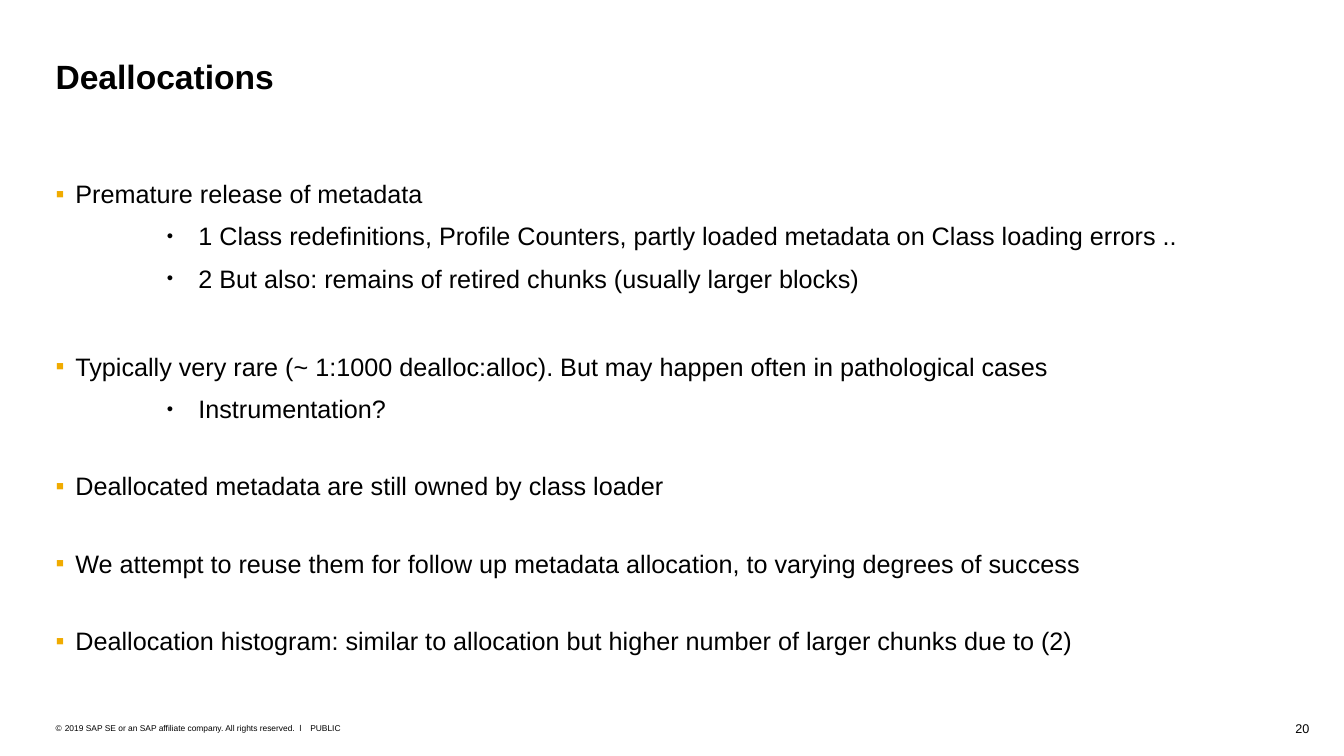
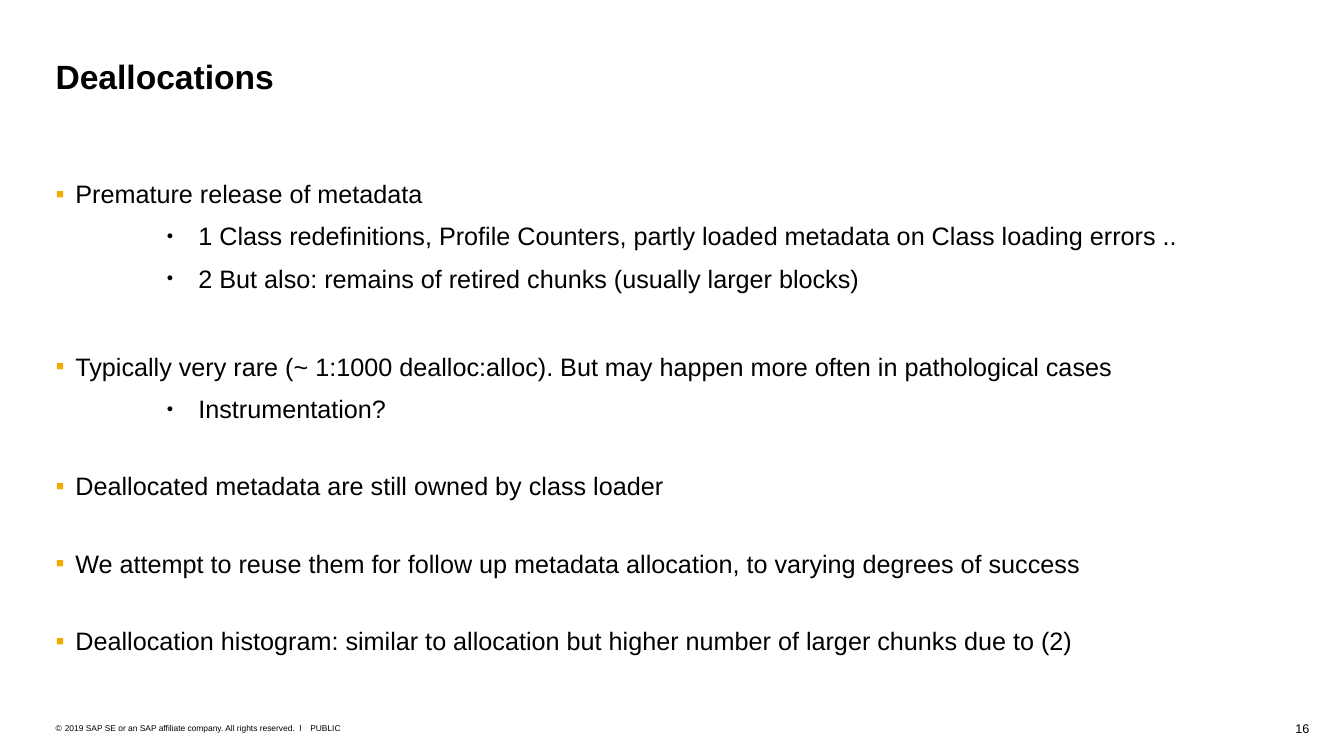
Before and after one commit to tstuefe/JEP387, a slide deck: slide 16 of pres/elastic-metaspace.odp (slide 20 before the commit). Drawn at 1344x756 pixels with LibreOffice and Linux fonts; fonts in the diff are those of the drawing. Boxes give left, top, right and bottom in pixels: in the first picture for what was removed or moved away, otherwise in the second. Text is boxed around its words. In the diff, an @@ line names an element or a change of style, - is before the commit and + after.

```diff
--- a/pres/elastic-metaspace.odp
+++ b/pres/elastic-metaspace.odp
@@ text at (x1=75, y1=357, x2=1112, y2=382): text changed @@
-  ▪ Typically very rare (~ 1:1000 dealloc:alloc). But may happen often in pathological cases
+  ▪ Typically very rare (~ 1:1000 dealloc:alloc). But may happen more often in pathological cases
@@ page number at (x1=1295, y1=724, x2=1309, y2=733): text changed @@
-20
+16
```
Also in this commit, not shown: 28 other slides changed, 1 slide added, 1 slide removed, 1 other file.
